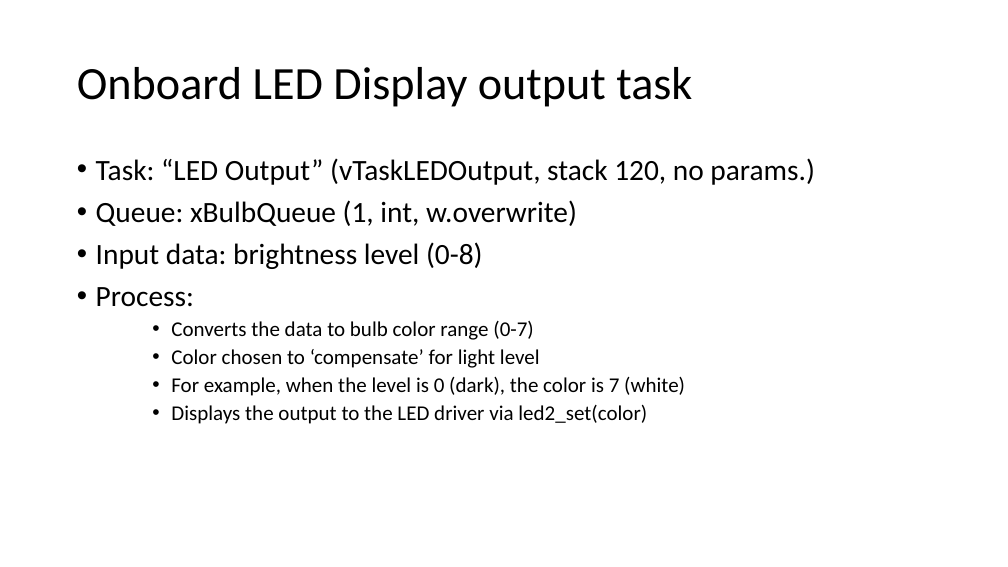
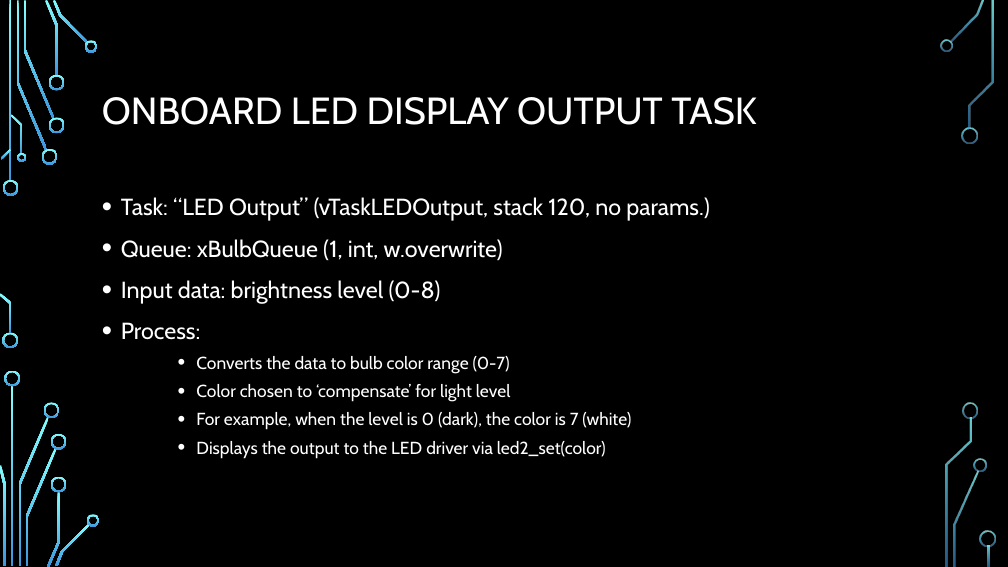
Before and after one commit to EmbeddedSystemClass/FinalProject5381, a slide deck: slide 14 of Final Project 5381.pptx. Drawn at 1008x567 pixels with LibreOffice and Linux fonts; fonts in the diff are those of the drawing; background and template pictures are left out. Boxes give left, top, right and bottom in pixels: in the first picture for what was removed or moved away, otherwise in the second. Text is boxed around its words. In the diff, an @@ line names an element or a change of style, - is before the commit and + after.

```diff
--- a/Final Project 5381.pptx
+++ b/Final Project 5381.pptx
@@ background #FFFFFF to picture (left out) @@
@@ title at <box>102,97,756,125</box>: text changed; size 44 to 36 pt; font Calibri to Cabin; text colour #000000 to #FFFFFF @@
-Onboard LED Display output task
+ONBOARD LED DISPLAY OUTPUT TASK
@@ text "Task: “LED Output” (vTaskLEDOutput, stack ...": place and size @@
-text "Task: “LED Output” (vTaskLEDOutput, stack ..." at <box>96,158,814,424</box>
+text "Task: “LED Output” (vTaskLEDOutput, stack ..." at <box>121,197,710,458</box>
@@ text "Task: “LED Output” (vTaskLEDOutput, stack ..." at <box>121,197,710,458</box>: size 28 to 22.2 pt in "Task: “LED Output” (vTaskLEDOutput, stack 120, no ...", "Queue: xBulbQueue (1, int, w.overwrite)", "Input data: brightness level (0-8)", "Process:"; font Calibri to Cabin, text colour #000000 to #FFFFFF; size 20 to 16.6 pt in "Converts the data to bulb color range ...", "Color chosen to ‘compensate’ for light level", "For example, when the level is 0 ...", "Displays the output to the LED driver ..."; line spacing 0.9 to 1.1 @@
@@ group added at <box>0,0,996,567</box>: 33 freeform shapes, 3 rectangles @@
```
Also in this commit, not shown: 42 other slides changed.
